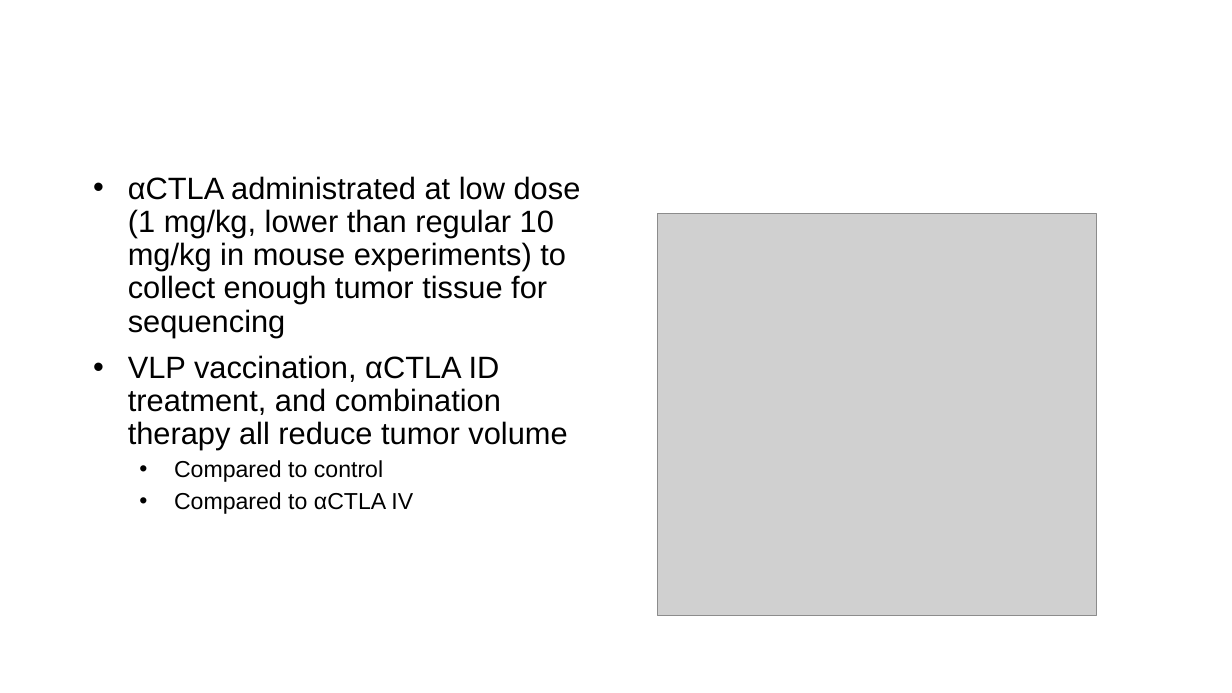
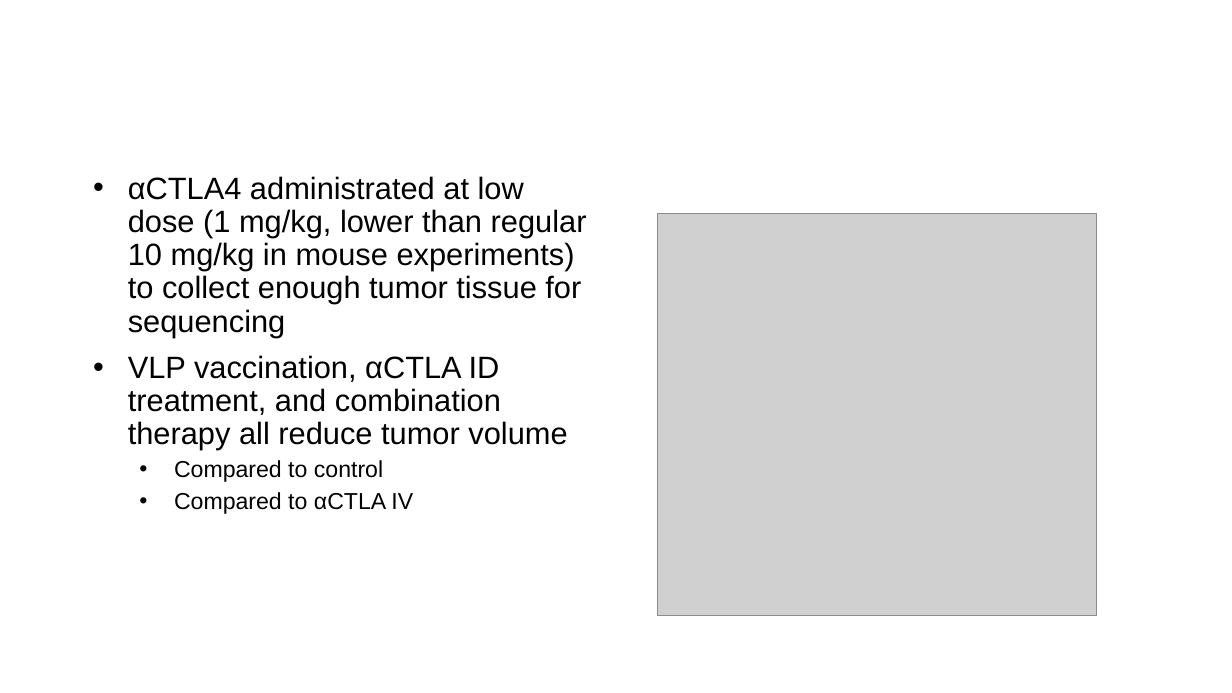
Before and after one commit to liuwd15/liuwd15.github.io, a slide deck: slide 5 of assets/presentations/QS seminar 2025.pptx. Drawn at 1232x693 pixels with LibreOffice and Linux fonts; fonts in the diff are those of the drawing; grey boxes stand for pictures; background and template pictures are left out. Boxes give left, top, right and bottom in pixels: in the first picture for what was removed or moved away, otherwise in the second. Text is boxed around its words. In the diff, an @@ line names an element or a change of style, - is before the commit and + after.

```diff
--- a/assets/presentations/QS seminar 2025.pptx
+++ b/assets/presentations/QS seminar 2025.pptx
@@ text at (128, 176, 587, 337): text changed @@
-• αCTLA administrated at low dose (1 mg/kg, lower than regular 10 mg/kg in mouse experiments) to collect enough tumor tissue for sequencing
+• αCTLA4 administrated at low dose (1 mg/kg, lower than regular 10 mg/kg in mouse experiments) to collect enough tumor tissue for sequencing
```
Also in this commit, not shown: 8 other slides changed, 1 slide added.
